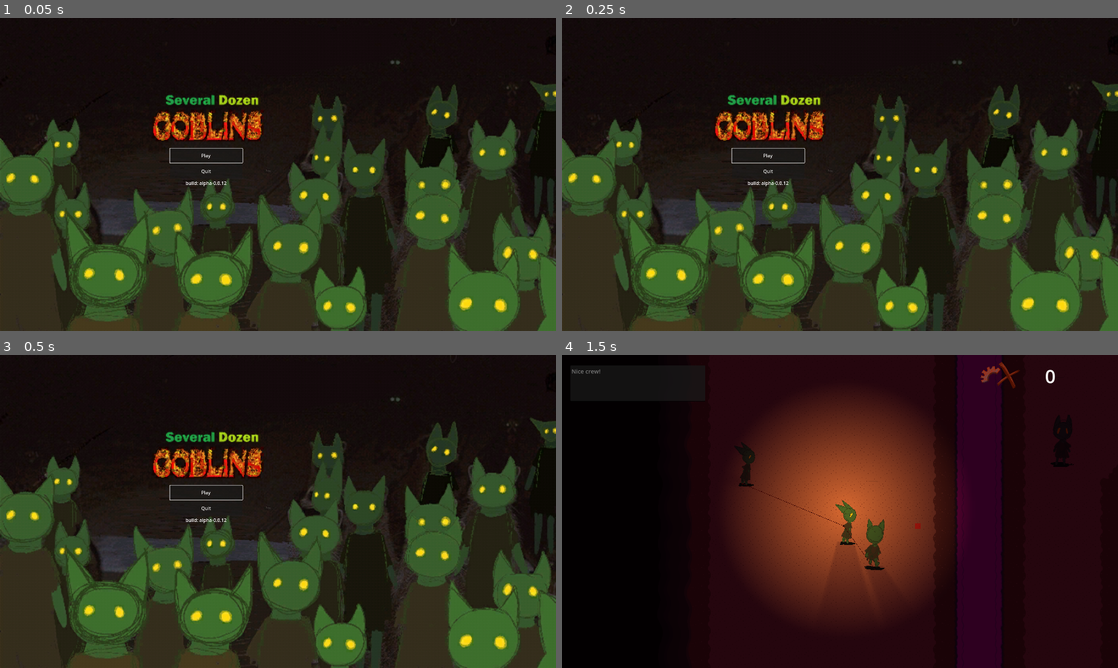
Above: before the commit, frames 1-4 (two rows, left to right).
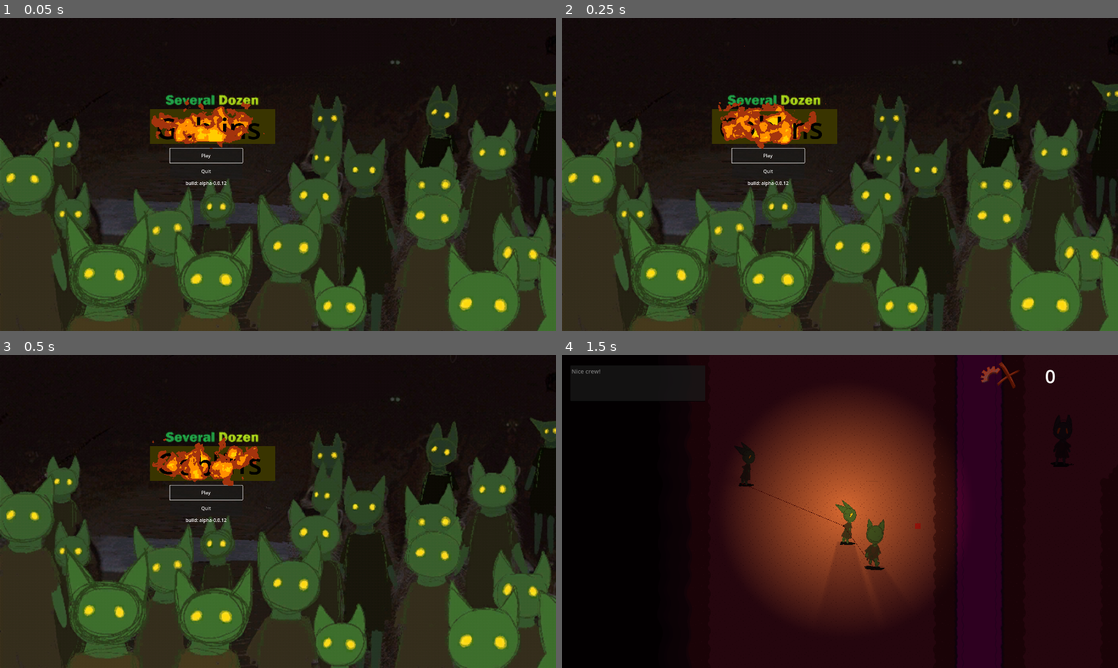
Above: after the commit, the same moments.

Repository: loteque/GoblinGame
Game: Godot game, scene res://main.tscn
Two runs of this game, one before a commit and one after it. Both use one fixed random seed, a clock stepped at 60 frames per second and the inputs below.
Inputs (mouse positions are in pixels of both pictures, inside the frame that each line leads up to):
- Up to frame 1 (0.05 s): no input
- Up to frame 2 (0.25 s): no input
- Up to frame 3 (0.5 s): no input
- Up to frame 4 (1.5 s): click "Play" at 0.5 s; move the mouse to (962, 495) at 1.27 s; hold D (right) from 1.28 s (still down); hold Shift (call) from 1.28 s (still down); click (962, 495) at 1.42 s

The runs differ from the first frame. In frame 1, 2.5% of the frame differs, in the area x 27-50%, y 26-42%; in frame 2, 2.5%, in the area x 27-50%, y 8-42%; in frame 3, 2.5%; in frame 4, nothing differs.

Commit message:
Adds main menu fire
Closes #211

Diff:
--- a/project/src/ui/main_menu.tscn
+++ b/project/src/ui/main_menu.tscn
@@ -1,8 +1,80 @@
-[gd_scene load_steps=4 format=3 uid="uid://bekfd1deerevd"]
+[gd_scene load_steps=21 format=3 uid="uid://bekfd1deerevd"]
 
 [ext_resource type="Texture2D" uid="uid://cwuai51kck7yh" path="res://assets/art/title_screen_complete.png" id="1_bodfo"]
 [ext_resource type="Script" path="res://src/ui/main_menu.gd" id="1_ftqh1"]
 [ext_resource type="AudioStream" uid="uid://c1ho8j2h1saq" path="res://assets/audio/music/menuMusic.ogg" id="3_ydkvx"]
+[ext_resource type="Shader" path="res://src/ui/main_menu_fire_front.gdshader" id="4_ax7ni"]
+
+[sub_resource type="Gradient" id="Gradient_wjgsm"]
+
+[sub_resource type="GradientTexture2D" id="GradientTexture2D_ryewb"]
+gradient = SubResource("Gradient_wjgsm")
+fill_from = Vector2(0.666667, 0.898148)
+fill_to = Vector2(0.856481, 0.898148)
+
+[sub_resource type="FastNoiseLite" id="FastNoiseLite_8p4yw"]
+resource_local_to_scene = true
+seed = 5
+
+[sub_resource type="NoiseTexture2D" id="NoiseTexture2D_dx023"]
+resource_local_to_scene = true
+noise = SubResource("FastNoiseLite_8p4yw")
+
+[sub_resource type="ShaderMaterial" id="ShaderMaterial_xst12"]
+resource_local_to_scene = true
+shader = ExtResource("4_ax7ni")
+shader_parameter/brighter_color = Color(1, 0.8, 0, 1)
+shader_parameter/middle_color = Color(1, 0.56, 0, 1)
+shader_parameter/darker_color = Color(0.64, 0.2, 0.05, 1)
+shader_parameter/spread = 0.558
+shader_parameter/noise_tex = SubResource("NoiseTexture2D_dx023")
+shader_parameter/gradient_tex = SubResource("GradientTexture2D_ryewb")
+
+[sub_resource type="Gradient" id="Gradient_2i5ad"]
+
+[sub_resource type="GradientTexture2D" id="GradientTexture2D_8fbxp"]
+gradient = SubResource("Gradient_2i5ad")
+
+[sub_resource type="Theme" id="Theme_63dmv"]
+default_font_size = 100
+
+[sub_resource type="Gradient" id="Gradient_00qp8"]
+offsets = PackedFloat32Array(0, 0.881579, 1)
+colors = PackedColorArray(0, 0, 0, 1, 1, 1, 1, 1, 0, 0, 0, 1)
+
+[sub_resource type="GradientTexture2D" id="GradientTexture2D_301wc"]
+gradient = SubResource("Gradient_00qp8")
+fill_from = Vector2(0.611111, 0.523148)
+fill_to = Vector2(1, 0.537037)
+
+[sub_resource type="Gradient" id="Gradient_5r3l8"]
+offsets = PackedFloat32Array(0, 0.875)
+colors = PackedColorArray(0, 0, 0, 1, 1, 1, 1, 0.972549)
+
+[sub_resource type="FastNoiseLite" id="FastNoiseLite_3ogq2"]
+seed = 3
+frequency = 0.011
+
+[sub_resource type="NoiseTexture2D" id="NoiseTexture2D_1tyos"]
+seamless_blend_skirt = 0.0
+color_ramp = SubResource("Gradient_5r3l8")
+noise = SubResource("FastNoiseLite_3ogq2")
+
+[sub_resource type="ShaderMaterial" id="ShaderMaterial_e7o8n"]
+shader = ExtResource("4_ax7ni")
+shader_parameter/brighter_color = Color(1, 0.8, 0, 0.666667)
+shader_parameter/middle_color = Color(1, 0.560784, 0, 0.580392)
+shader_parameter/darker_color = Color(0.64, 0.2, 0.05, 0.8)
+shader_parameter/spread = 0.597
+shader_parameter/noise_tex = SubResource("NoiseTexture2D_1tyos")
+shader_parameter/gradient_tex = SubResource("GradientTexture2D_301wc")
+
+[sub_resource type="Gradient" id="Gradient_agiis"]
+
+[sub_resource type="GradientTexture2D" id="GradientTexture2D_4oh38"]
+gradient = SubResource("Gradient_agiis")
+fill_from = Vector2(0.794872, 0.200855)
+fill_to = Vector2(0.606838, 0.440171)
 
 [node name="MainMenu" type="TextureRect" node_paths=PackedStringArray("play_button", "quit_button", "title_music")]
 process_mode = 3
@@ -57,3 +129,42 @@
 stream = ExtResource("3_ydkvx")
 volume_db = -2.324
 autoplay = true
+
+[node name="ColorRect" type="ColorRect" parent="."]
+layout_mode = 0
+offset_left = 518.0
+offset_top = 315.0
+offset_right = 951.0
+offset_bottom = 435.0
+color = Color(0.223529, 0.203922, 0, 1)
+
+[node name="TextureRect" type="TextureRect" parent="."]
+material = SubResource("ShaderMaterial_xst12")
+layout_mode = 0
+offset_left = 453.0
+offset_top = -67.0
+offset_right = 1061.0
+offset_bottom = 452.0
+texture = SubResource("GradientTexture2D_8fbxp")
+stretch_mode = 4
+
+[node name="RichTextLabel" type="RichTextLabel" parent="TextureRect"]
+layout_mode = 0
+offset_left = 85.0
+offset_top = 374.0
+offset_right = 534.0
+offset_bottom = 512.0
+theme = SubResource("Theme_63dmv")
+bbcode_enabled = true
+text = "[color=\"black\"][shake rate=20.0 level=40 connected=1]Goblins[/shake][/color]"
+
+[node name="TextureRect2" type="TextureRect" parent="."]
+material = SubResource("ShaderMaterial_e7o8n")
+layout_mode = 0
+offset_left = 453.0
+offset_top = -67.0
+offset_right = 1061.0
+offset_bottom = 452.0
+texture = SubResource("GradientTexture2D_4oh38")
+stretch_mode = 4
+flip_h = true
--- /dev/null
+++ b/project/src/ui/main_menu_fire.gdshader
@@ -0,0 +1,36 @@
+/*
+Original shader from Fubucci – https://www.febucci.com/2019/05/fire-shader/
+Converted to Godot Shader Language by Godot Shaders - godotshaders.com/shader/2D-fire/
+*/
+
+shader_type canvas_item;
+
+uniform sampler2D noise_tex:repeat_enable;
+uniform sampler2D gradient_tex;
+
+uniform vec4 brighter_color : source_color  = vec4(1.0, 0.8, 0.0, 1.0);
+uniform vec4 middle_color : source_color   = vec4(1.0, 0.56, 0.0, 1.0);
+uniform vec4 darker_color : source_color   = vec4(0.64, 0.2, 0.05, 1.0);
+
+uniform float spread : hint_range(0.0, 1.0) = 0.5;
+
+void fragment()
+{
+
+	float noise_value = texture(noise_tex, UV + vec2(0.0, TIME)).x;
+	// The .yx swizzle is when using the built in horizontal gradient texture. If you have a vertical gradient texture remove .yx
+	float gradient_value = texture(gradient_tex, UV.yx).x;
+
+	gradient_value -= smoothstep(spread, spread + 0.5, length(UV + vec2(-0.5, -0.5)) / spread);
+
+	float step1 = step(noise_value, gradient_value);
+	float step2 = step(noise_value, gradient_value - 0.2);
+	float step3 = step(noise_value, gradient_value - 0.4);
+
+	vec3 bd_color = mix(brighter_color.rgb, darker_color.rgb, step1 - step2);
+
+	vec4 color = vec4(bd_color, step1);
+	color.rgb = mix(color.rgb, middle_color.rgb, step2 - step3);
+
+	COLOR = color;
+}
--- /dev/null
+++ b/project/src/ui/main_menu_fire_front.gdshader
@@ -0,0 +1,36 @@
+/*
+Original shader from Fubucci – https://www.febucci.com/2019/05/fire-shader/
+Converted to Godot Shader Language by Godot Shaders - godotshaders.com/shader/2D-fire/
+*/
+
+shader_type canvas_item;
+
+uniform sampler2D noise_tex:repeat_enable;
+uniform sampler2D gradient_tex;
+
+uniform vec4 brighter_color : source_color  = vec4(1.0, 0.8, 0.0, 0.8);
+uniform vec4 middle_color : source_color   = vec4(1.0, 0.56, 0.0, 0.8);
+uniform vec4 darker_color : source_color   = vec4(0.64, 0.2, 0.05, 0.8);
+
+uniform float spread : hint_range(0.0, 1.0) = 0.5;
+
+void fragment()
+{
+
+	float noise_value = texture(noise_tex, UV + vec2(0.0, TIME)).x;
+	// The .yx swizzle is when using the built in horizontal gradient texture. If you have a vertical gradient texture remove .yx
+	float gradient_value = texture(gradient_tex, UV.yx).x;
+
+	gradient_value -= smoothstep(spread, spread + 0.5, length(UV + vec2(-0.5, -0.5)) / spread);
+
+	float step1 = step(noise_value, gradient_value);
+	float step2 = step(noise_value, gradient_value - 0.2);
+	float step3 = step(noise_value, gradient_value - 0.4);
+
+	vec3 bd_color = mix(brighter_color.rgb, darker_color.rgb, step1 - step2);
+
+	vec4 color = vec4(bd_color, step1);
+	color.rgb = mix(color.rgb, middle_color.rgb, step2 - step3);
+
+	COLOR = color;
+}
